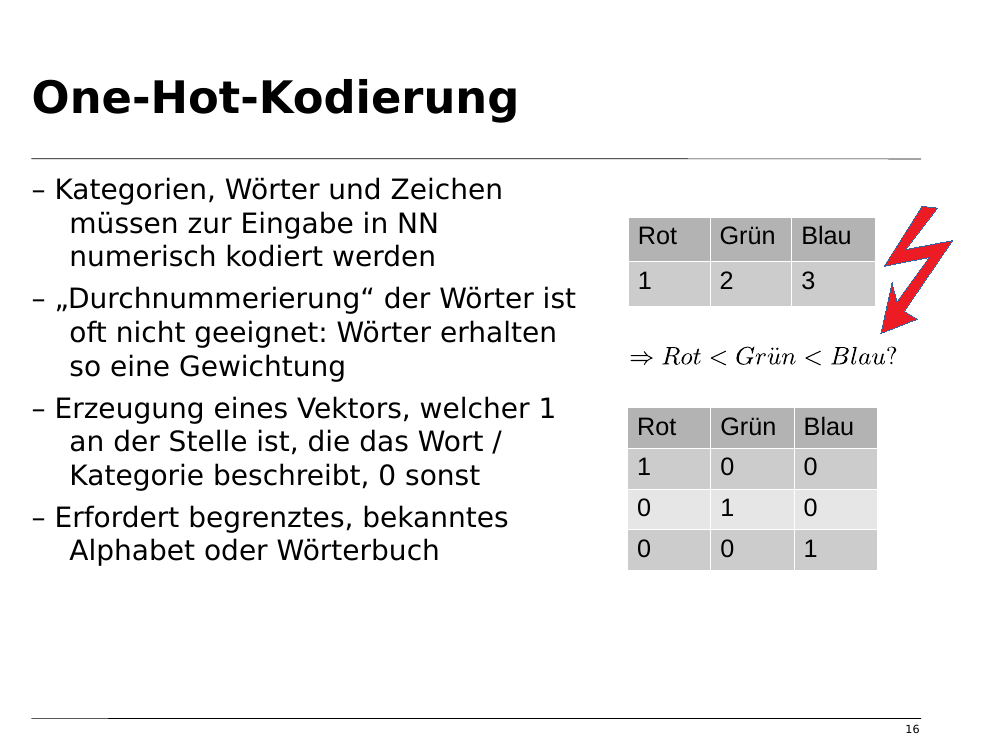
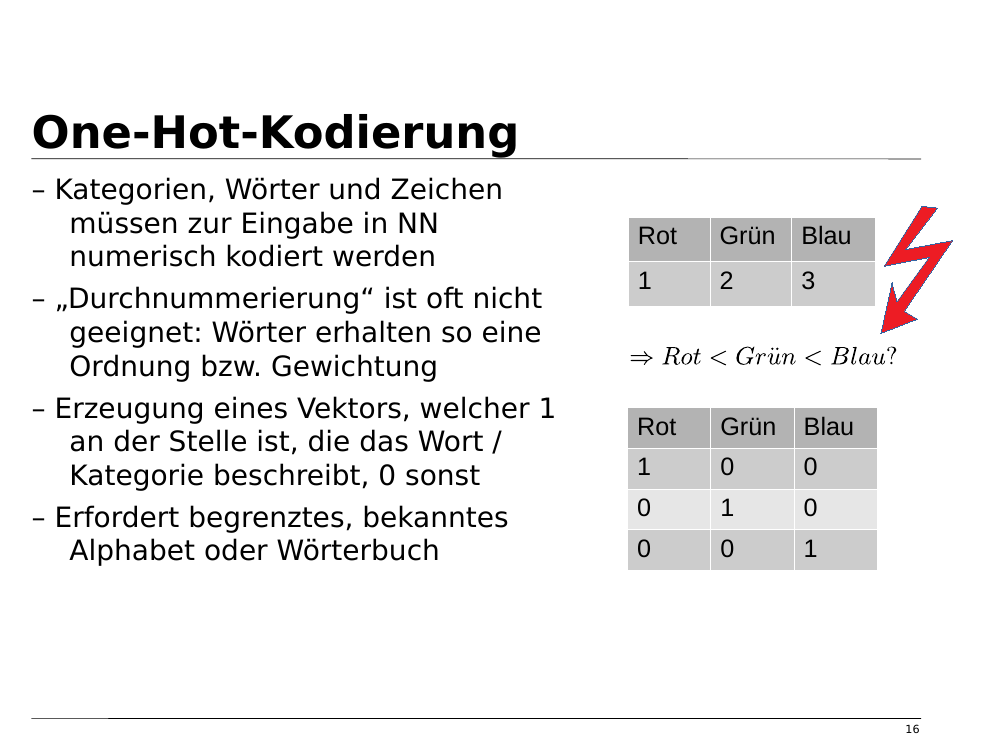
Before and after one commit to tfassbender/deep_learning_team_rnn, a slide deck: slide 16 of vorlesung/vorlesung_rnn_lstm_malte.odp. Drawn at 1008x756 pixels with LibreOffice and Linux fonts; fonts in the diff are those of the drawing; background and template pictures are left out. Boxes give left, top, right and bottom in pixels: in the first picture for what was removed or moved away, otherwise in the second. Text is boxed around its words. In the diff, an @@ line names an element or a change of style, - is before the commit and + after.

```diff
--- a/vorlesung/vorlesung_rnn_lstm_malte.odp
+++ b/vorlesung/vorlesung_rnn_lstm_malte.odp
@@ title "One-Hot-Kodierung": place and size @@
-title "One-Hot-Kodierung" at [32, 79, 520, 122]
+title "One-Hot-Kodierung" at [32, 114, 520, 158]
@@ text at [55, 286, 543, 382]: text changed @@
-– „Durchnummerierung“ der Wörter ist oft nicht geeignet: Wörter erhalten so eine Gewichtung
+– „Durchnummerierung“ ist oft nicht geeignet: Wörter erhalten so eine Ordnung bzw. Gewichtung
```
Also in this commit, not shown: 9 other slides changed.
